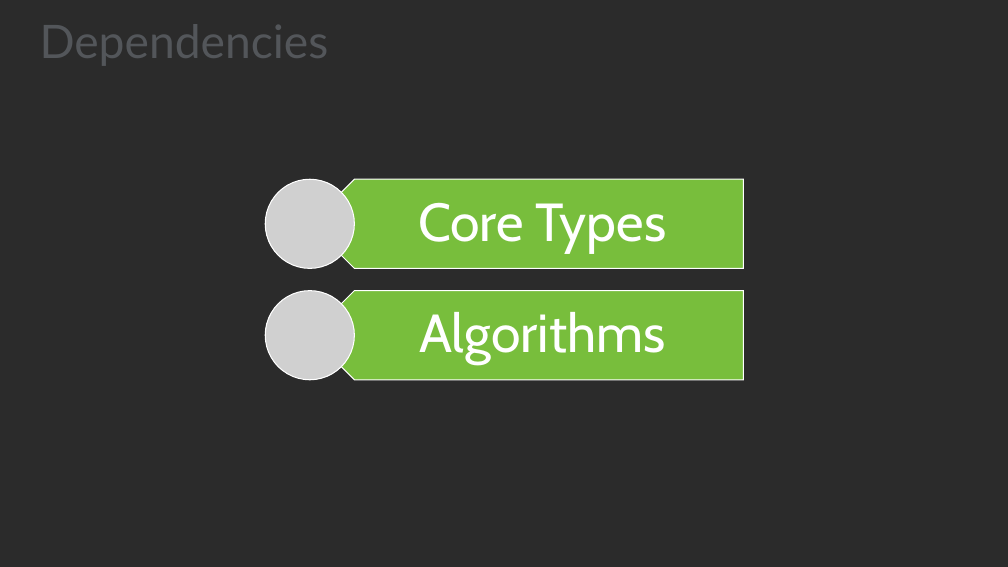
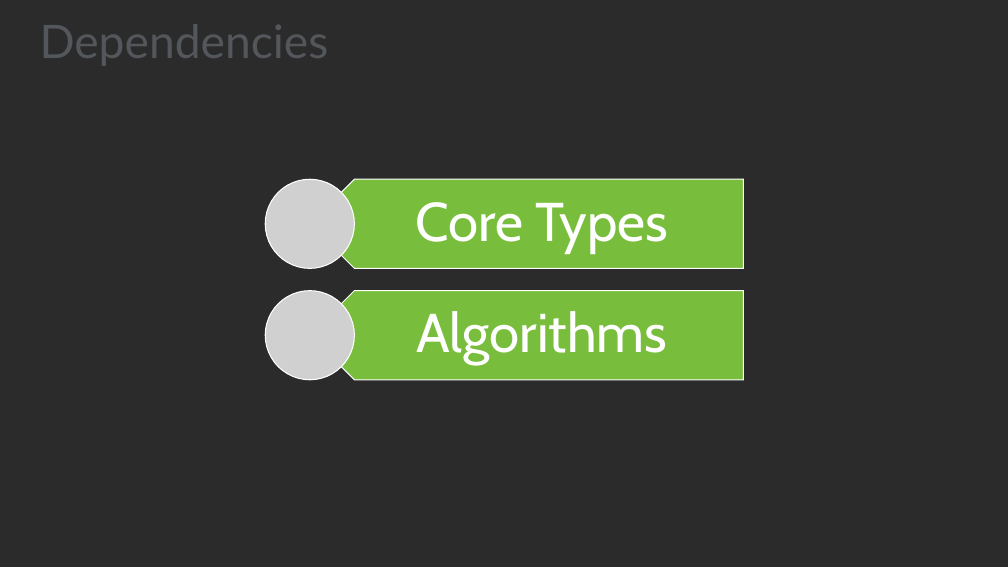
Before and after one commit to JasonBock/Presentations, a slide deck: slide 21 of Dependencies Demystified.pptx (slide 20 before the commit). Drawn at 1008x567 pixels with LibreOffice and Linux fonts; fonts in the diff are those of the drawing; grey boxes stand for pictures; background and template pictures are left out; a plain dark background stands for a picture behind light text. Boxes give left, top, right and bottom in pixels: in the first picture for what was removed or moved away, otherwise in the second. Text is boxed around its words. In the diff, an @@ line names an element or a change of style, - is before the commit and + after.

```diff
--- a/Dependencies Demystified.pptx
+++ b/Dependencies Demystified.pptx
@@ text "Core Types" at (416, 202, 668, 253): size 51 to 52 pt @@
@@ text "Algorithms" at (417, 311, 668, 364): size 51 to 52 pt @@
```
Also in this commit, not shown: 5 other slides changed, 1 slide added, 2 slides removed.
